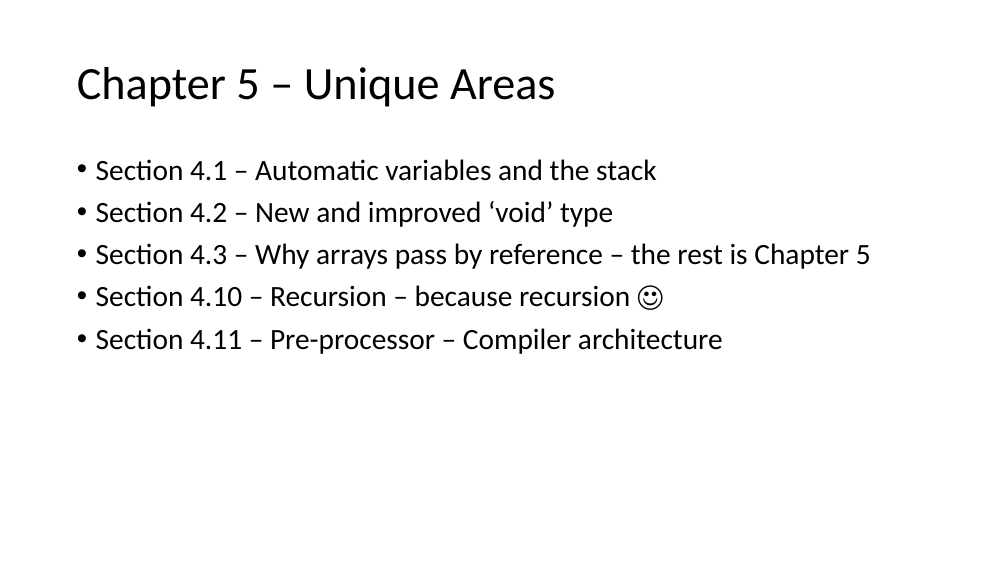
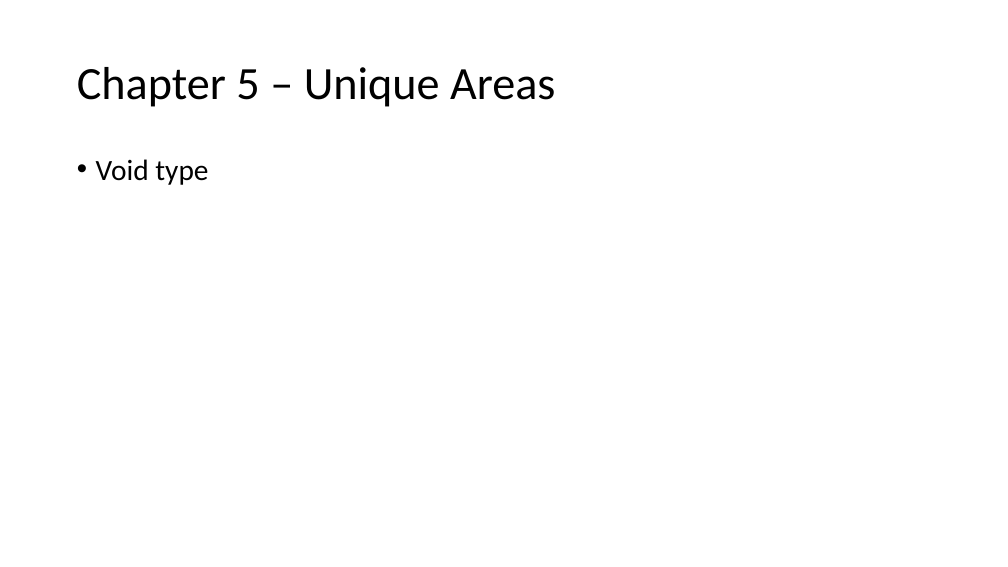
Before and after one commit to csev/cc4e, a slide deck: slide 2 of lectures/KR-5.pptx. Drawn at 1008x567 pixels with LibreOffice and Linux fonts; fonts in the diff are those of the drawing. Boxes give left, top, right and bottom in pixels: in the first picture for what was removed or moved away, otherwise in the second. Text is boxed around its words. In the diff, an @@ line names an element or a change of style, - is before the commit and + after.

Commit message:
Moar chapter 4 progress

```diff
--- a/lectures/KR-5.pptx
+++ b/lectures/KR-5.pptx
@@ text at [96,159,208,185]: text changed @@
-• Section 4.1 – Automatic variables and the stack
-• Section 4.2 – New and improved ‘void’ type
-• Section 4.3 – Why arrays pass by reference – the rest is Chapter 5
-• Section 4.10 – Recursion – because recursion ☺
-• Section 4.11 – Pre-processor – Compiler architecture
+• Void type
```
Also in this commit, not shown: 6 other files.
